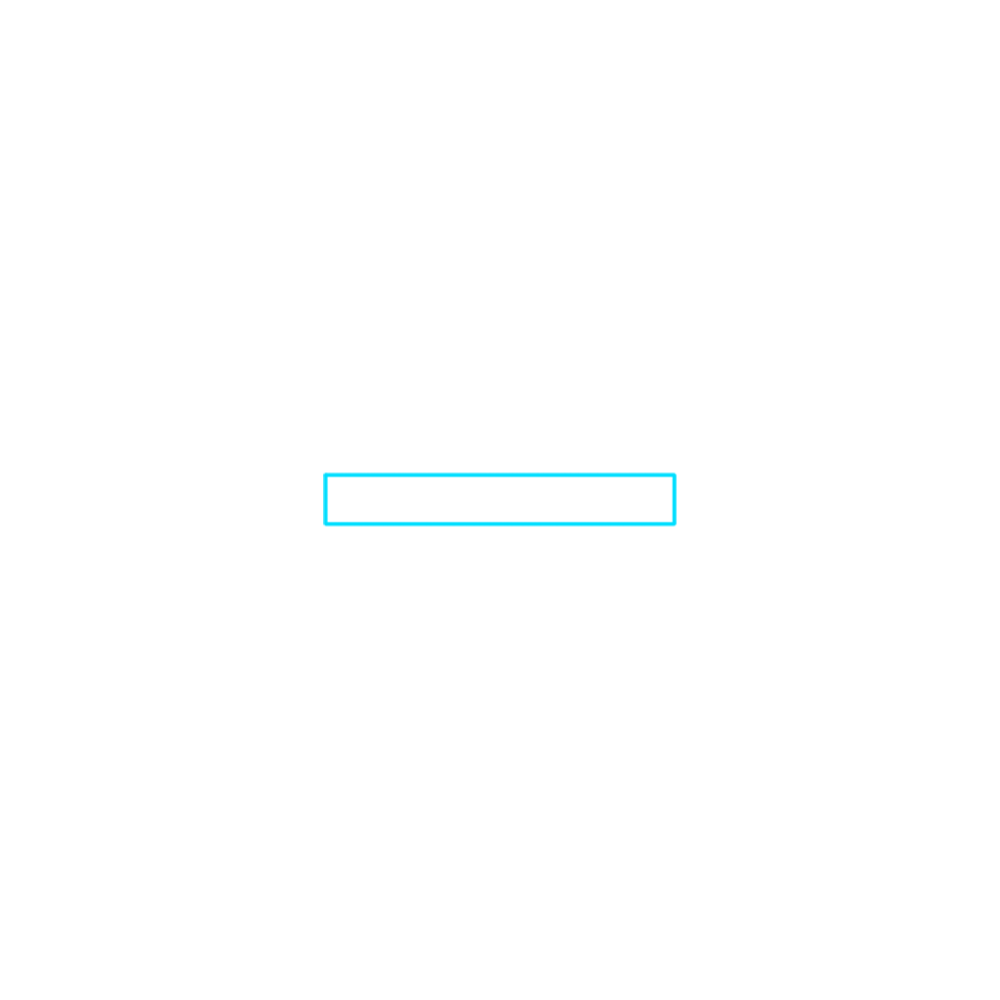
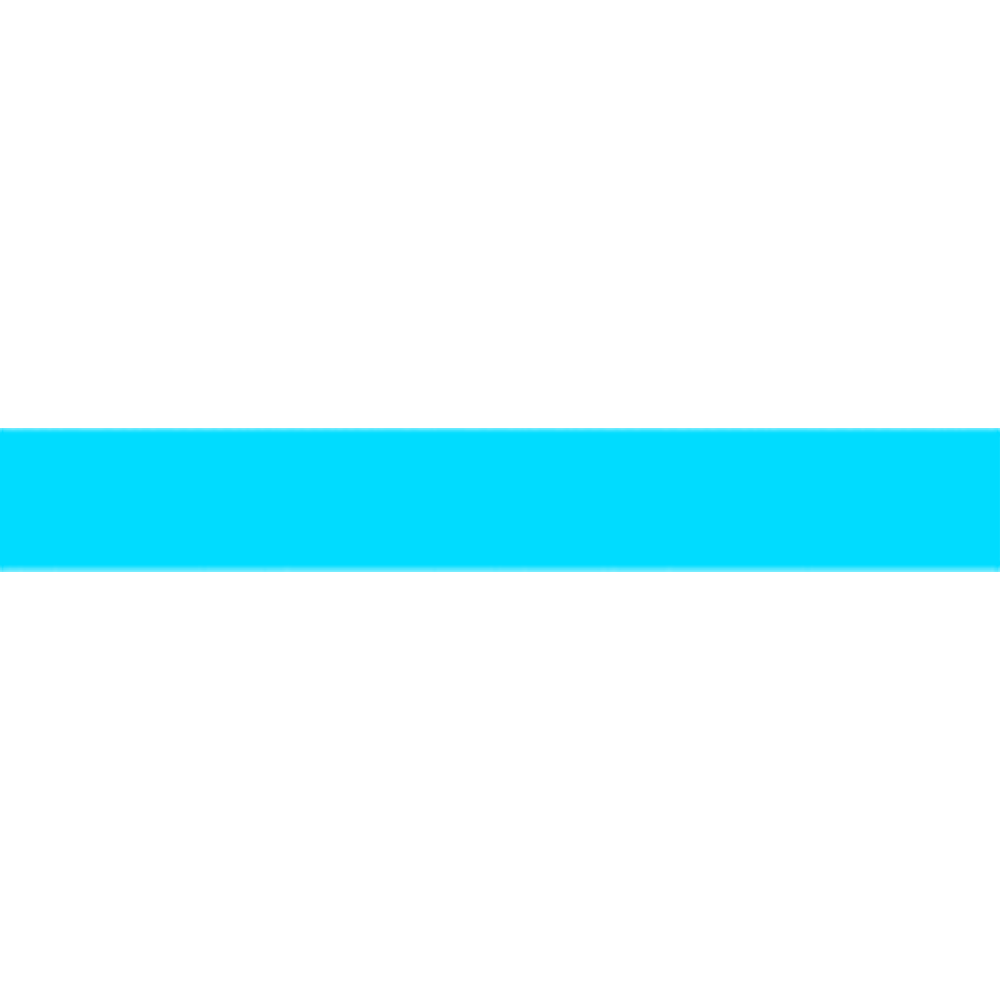
Before/after of a 1000px x 1000px layered artwork. What changed in the layer stack:
added layer "スティック感度バー中身A" above "スティック感度バー中身" over left=0, top=428, right=1000, bottom=572
hid "スティック感度バーA", painted on it over left=0, top=428, right=1000, bottom=572
